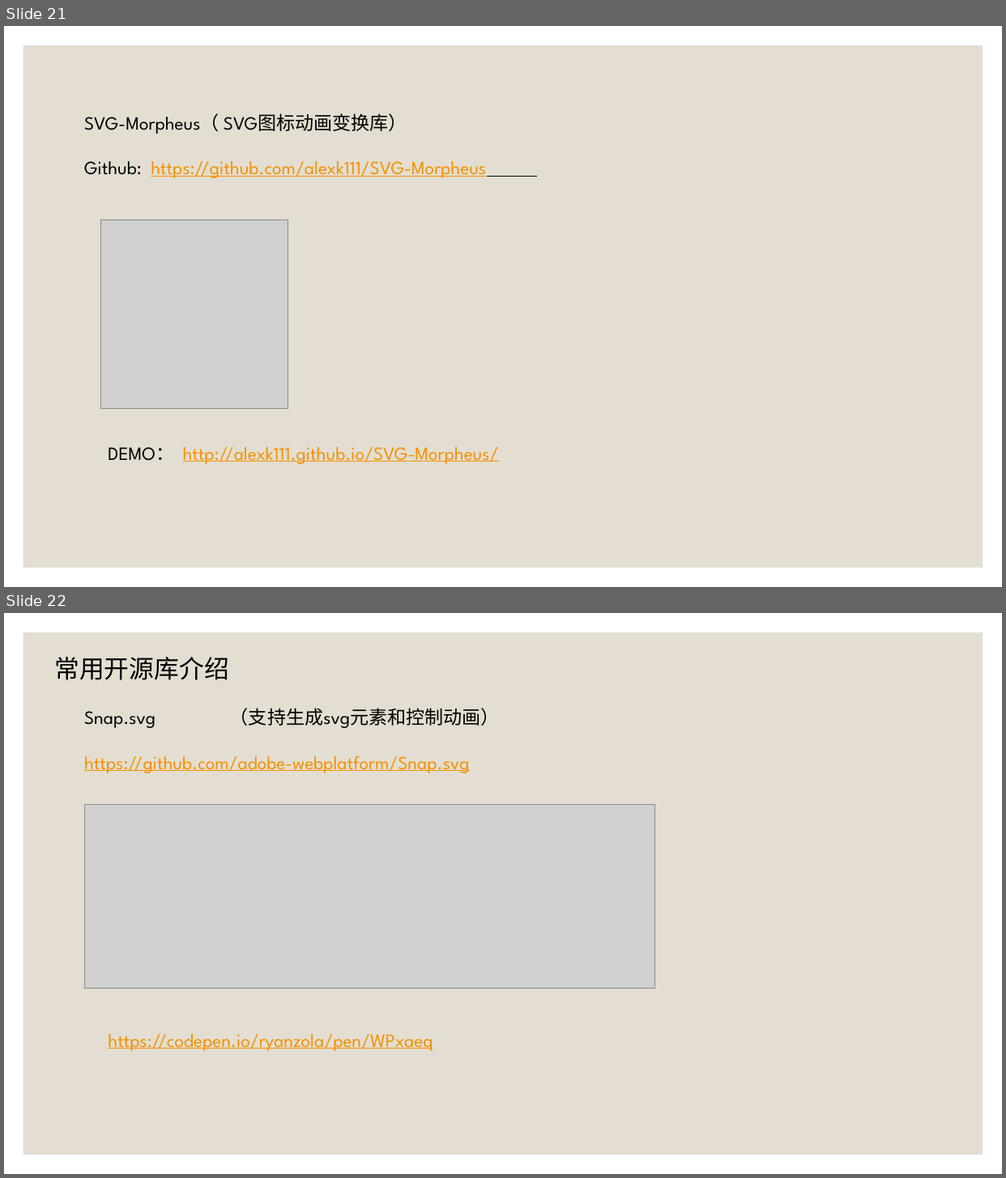
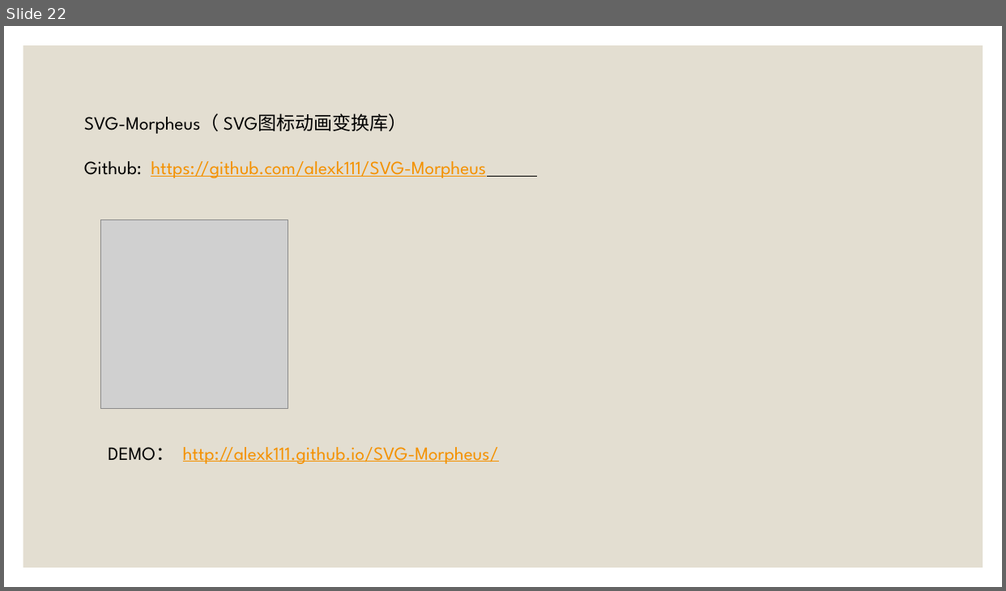
Before and after one commit to SouthLink/svg-demo, a slide deck: SVG动画 [自动保存] [自动保存].pptx. Shown one above the other, each under a label of ours: slides 21 and 22 before the commit, slide 22 after it. The pictures are 1006x1178 and 1006x591 pixels, drawn with LibreOffice and Linux fonts; fonts in the diff are those of the drawing; grey boxes stand for pictures. Boxes give left, top, right and bottom in pixels: in the first picture for what was removed or moved away, otherwise in the second. Text is boxed around its words. In the diff, an @@ line names an element or a change of style, - is before the commit and + after.

Commit message:
完善动画，PPT

```diff
--- a/SVG动画 [自动保存] [自动保存].pptx
+++ b/SVG动画 [自动保存] [自动保存].pptx
@@ slide 22 removed at bbox=[4, 613, 1002, 1174], background #FFFFFF; not listed: 1 template element that a slide beside it also shows @@
@@ text removed at bbox=[54, 657, 229, 680] @@
-常用开源库介绍
@@ text removed at bbox=[84, 708, 500, 773] @@
-Snap.svg （支持生成svg元素和控制动画）
-https://github.com/adobe-webplatform/Snap.svg
@@ picture removed at bbox=[85, 805, 655, 988] @@
@@ text removed at bbox=[108, 1034, 432, 1051] @@
-https://codepen.io/ryanzola/pen/WPxaeq
@@ what was slide 21 is now slide 22 @@
```
Also in this commit, not shown: 9 slides changed, 3 slides added, 1 other slide removed, 13 other files.
